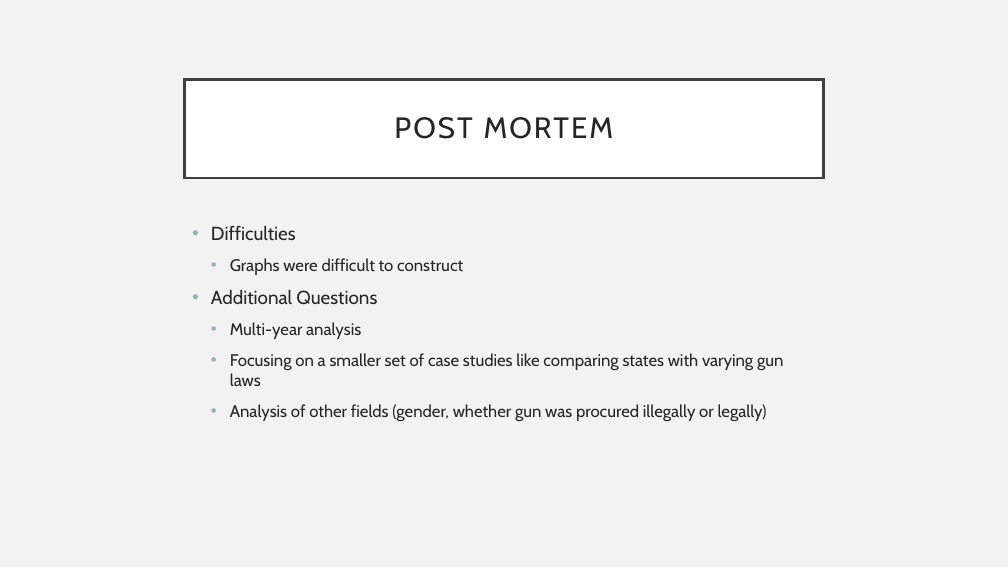
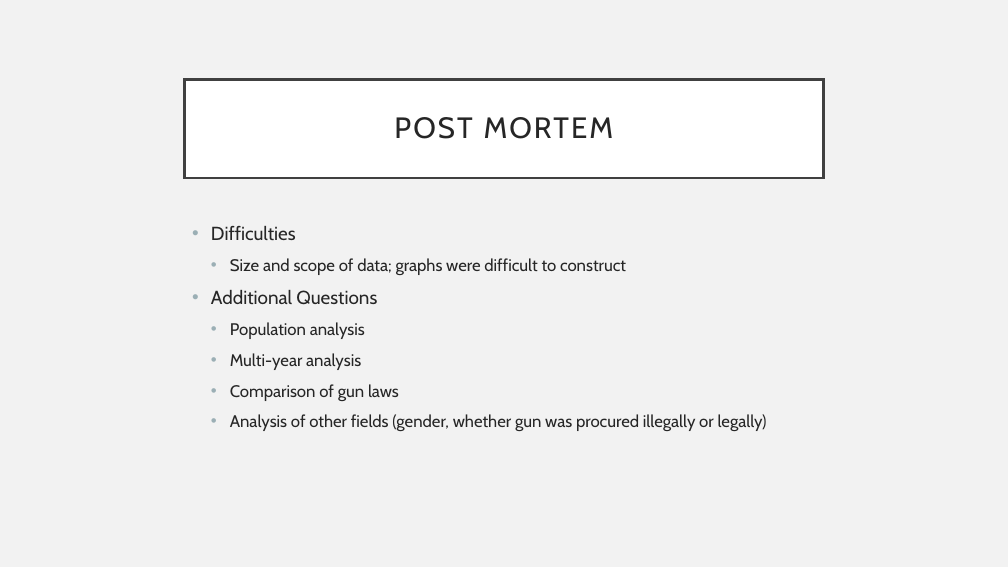
Before and after one commit to rezali/group-project, a slide deck: slide 13 of Gun Violence in USA.pptx (slide 9 before the commit). Drawn at 1008x567 pixels with LibreOffice and Linux fonts; fonts in the diff are those of the drawing. Boxes give left, top, right and bottom in pixels: in the first picture for what was removed or moved away, otherwise in the second. Text is boxed around its words. In the diff, an @@ line names an element or a change of style, - is before the commit and + after.

```diff
--- a/Gun Violence in USA.pptx
+++ b/Gun Violence in USA.pptx
@@ text at <box>230,258,626,275</box>: text changed @@
-  • Graphs were difficult to construct
+  • Size and scope of data; graphs were difficult to construct
@@ text at <box>230,322,365,339</box>: paragraph added @@
+  • Population analysis
@@ text at <box>230,384,399,401</box>: text changed @@
-  • Focusing on a smaller set of case studies like comparing states with varying gun laws
+  • Comparison of gun laws
```
Also in this commit, not shown: 4 other slides changed, 5 slides added, 1 slide removed.
